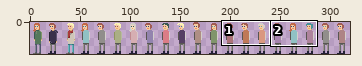
Sprite sheet: img/Characters.png. Above: a wide view before the commit, with the close-up outlined.
Close-up. Before the commit:
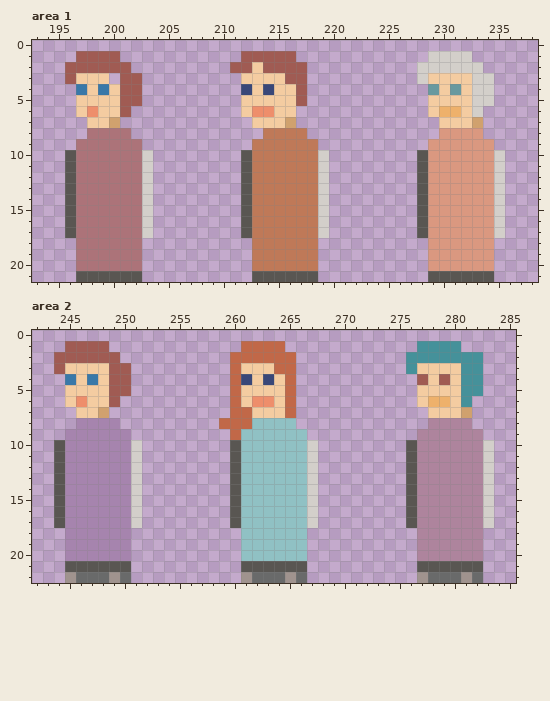
The file is 1920x192 pixels, drawn in blocks of 6x6; one block is one cell here. Colours within 5 levels of each other are drawn and written as one. Shown: area 1: x 193..238, y 0..21; area 2: x 242..285, y 0..22. The commit also changed other parts of the picture, which this record leaves out.
The same view after the edit:
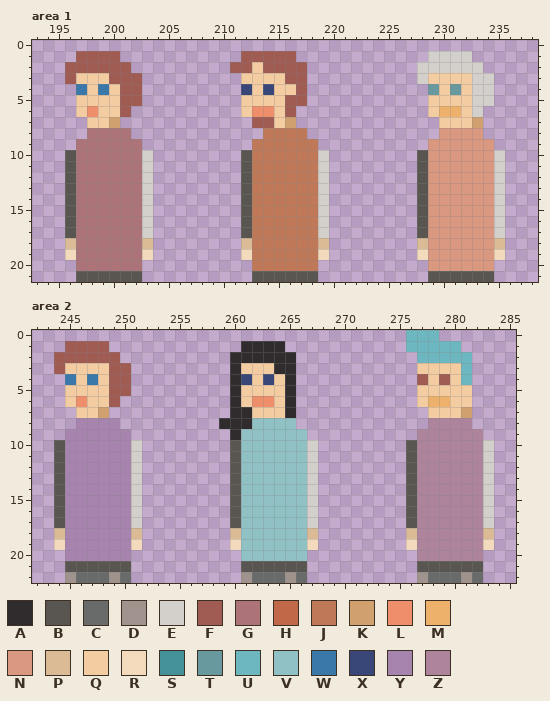
Palette (. is transparent): A #302c2e  B #595652  C #696a6a  D #a0938e  E #d3cfca  F #a05b53  G #ac7379  H #c16848  J #bf7958  K #d0a16e  L #ee8e6b  M #eeb16b  N #da9880  P #dbba96  Q #f4cca1  R #f4dabd  S #45919a  T #68999f  U #6db7c0  V #90c1c4  W #3978a8  X #394778  Y #a684ae  Z #ae849d
What changed:
{"where": "area 1"}
{"y":3,"x":200,"old":".","new":"F"}
{"y":5,"x":216,"old":"Q","new":"F"}
{"y":6,"x":216,"old":"Q","new":"F"}
{"y":7,"x":213,"old":"QQ","new":"FF"}
{"y":18,"x":196,"old":".","new":"P"}
{"y":18,"x":203,"old":".","new":"P"}
{"y":18,"x":212,"old":".","new":"P"}
{"y":18,"x":219,"old":".","new":"P"}
{"y":18,"x":228,"old":".","new":"P"}
{"y":18,"x":235,"old":".","new":"P"}
{"y":19,"x":196,"old":".","new":"R"}
{"y":19,"x":203,"old":".","new":"R"}
{"y":19,"x":212,"old":".","new":"R"}
{"y":19,"x":219,"old":".","new":"R"}
{"y":19,"x":228,"old":".","new":"R"}
{"y":19,"x":235,"old":".","new":"R"}
{"where": "area 2"}
{"y":0,"x":276,"old":"...","new":"UUU"}
{"y":1,"x":261,"old":"HHHH","new":"AAAA"}
{"y":1,"x":276,"old":".SSSS","new":"UUUUU"}
{"y":2,"x":260,"old":"HHHHHH","new":"AAAAAA"}
{"y":2,"x":276,"old":"SSSSSSS","new":".UUUUU."}
{"y":3,"x":260,"old":"H","new":"A"}
{"y":3,"x":264,"old":"HH","new":"AA"}
{"y":3,"x":276,"old":"S","new":"."}
{"y":3,"x":281,"old":"SS","new":"U."}
{"y":4,"x":260,"old":"H","new":"A"}
{"y":4,"x":265,"old":"H","new":"A"}
{"y":4,"x":281,"old":"SS","new":"U."}
{"y":5,"x":260,"old":"H","new":"A"}
{"y":5,"x":265,"old":"H","new":"A"}
{"y":5,"x":281,"old":"SS","new":"Q."}
{"y":6,"x":260,"old":"H","new":"A"}
{"y":6,"x":265,"old":"H","new":"A"}
{"y":6,"x":281,"old":"S","new":"Q"}
{"y":7,"x":260,"old":"HH","new":"AA"}
{"y":7,"x":265,"old":"H","new":"A"}
{"y":8,"x":259,"old":"HHH","new":"AAA"}
{"y":9,"x":260,"old":"H","new":"A"}
{"y":18,"x":244,"old":".","new":"P"}
{"y":18,"x":251,"old":".","new":"P"}
{"y":18,"x":260,"old":".","new":"P"}
{"y":18,"x":267,"old":".","new":"P"}
{"y":18,"x":276,"old":".","new":"P"}
{"y":18,"x":283,"old":".","new":"P"}
{"y":19,"x":244,"old":".","new":"R"}
{"y":19,"x":251,"old":".","new":"R"}
{"y":19,"x":260,"old":".","new":"R"}
{"y":19,"x":267,"old":".","new":"R"}
{"y":19,"x":276,"old":".","new":"R"}
{"y":19,"x":283,"old":".","new":"R"}
